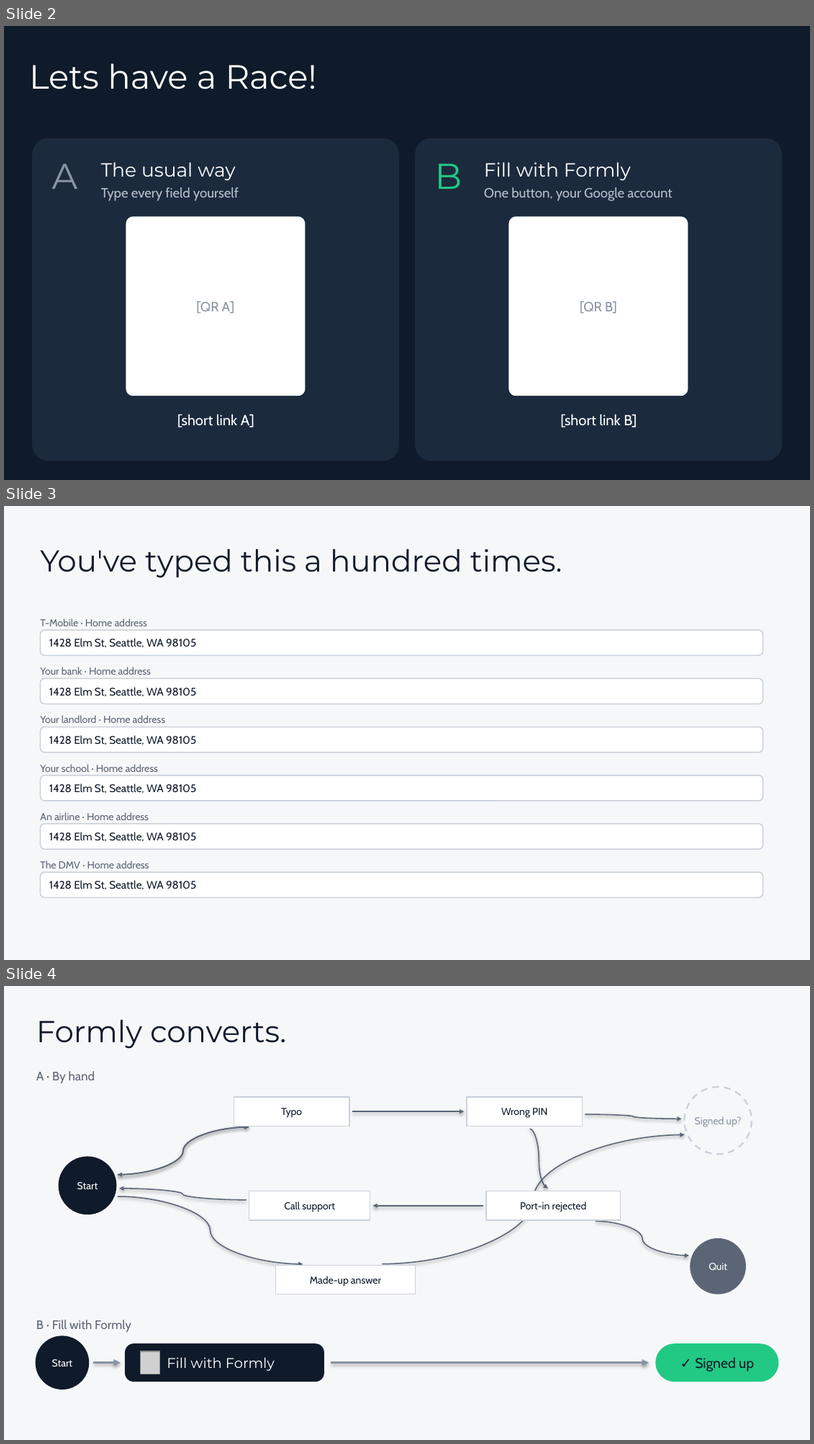
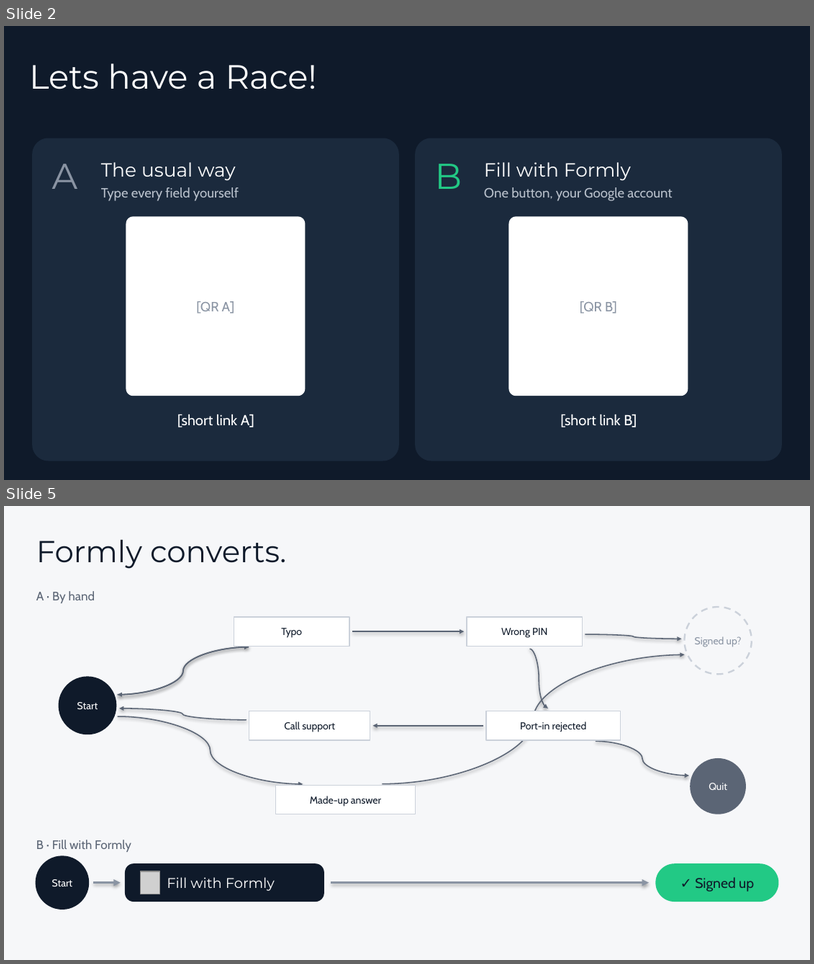
Before and after one commit to salvobonsma/DubHacks2026, a slide deck: deck/Formly-deck.pptx. Shown one above the other, each under a label of ours: slides 2, 3 and 4 before the commit, slides 2 and 5 after it; the slides between them are not shown. The pictures are 814x1444 and 814x964 pixels, drawn with LibreOffice and Linux fonts; fonts in the diff are those of the drawing; grey boxes stand for pictures. Boxes give left, top, right and bottom in pixels: in the first picture for what was removed or moved away, otherwise in the second. Text is boxed around its words. In the diff, an @@ line names an element or a change of style, - is before the commit and + after.

```diff
--- a/deck/Formly-deck.pptx
+++ b/deck/Formly-deck.pptx
@@ slide 3 removed at (4,506,810,960), background #F6F7F9 @@
@@ text removed at (40,549,563,578) @@
-You've typed this a hundred times.
@@ text removed at (40,618,147,626) @@
-T-Mobile · Home address
@@ rounded rectangle removed at (40,630,764,655) @@
@@ text removed at (49,638,196,648) @@
-1428 Elm St, Seattle, WA 98105
@@ text removed at (40,667,151,674) @@
-Your bank · Home address
@@ rounded rectangle removed at (40,679,764,703) @@
@@ text removed at (49,687,196,697) @@
-1428 Elm St, Seattle, WA 98105
@@ text removed at (40,715,165,723) @@
-Your landlord · Home address
@@ rounded rectangle removed at (40,727,764,752) @@
@@ text removed at (49,735,196,745) @@
-1428 Elm St, Seattle, WA 98105
@@ text removed at (40,764,158,772) @@
-Your school · Home address
@@ rounded rectangle removed at (40,775,764,800) @@
@@ text removed at (49,783,196,793) @@
-1428 Elm St, Seattle, WA 98105
@@ text removed at (40,812,149,820) @@
-An airline · Home address
@@ rounded rectangle removed at (40,824,764,849) @@
@@ text removed at (49,831,196,842) @@
-1428 Elm St, Seattle, WA 98105
@@ text removed at (40,860,149,868) @@
-The DMV · Home address
@@ rounded rectangle removed at (40,872,764,897) @@
@@ text removed at (49,880,196,890) @@
-1428 Elm St, Seattle, WA 98105
@@ what was slide 4 is now slide 5 @@
```
Also in this commit, not shown: 1 slide changed, 3 slides added, 1 other slide removed, 3 other files.
